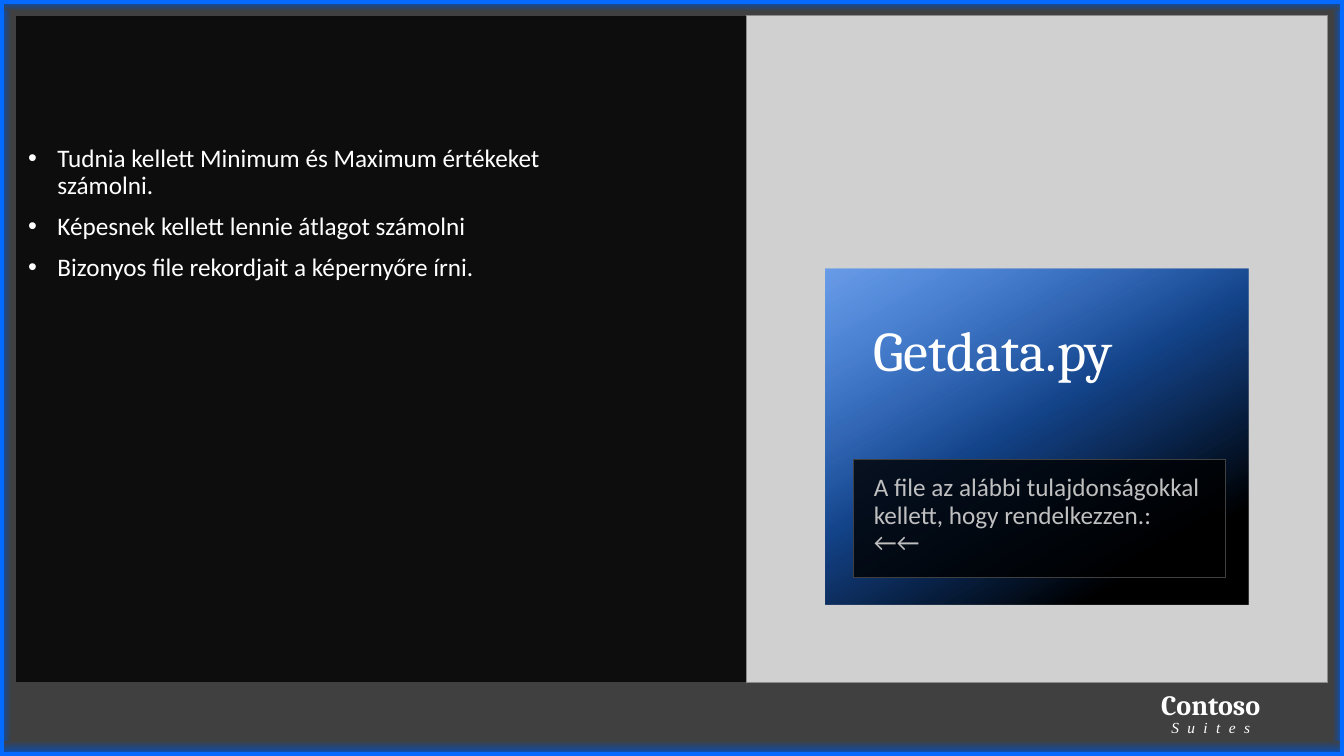
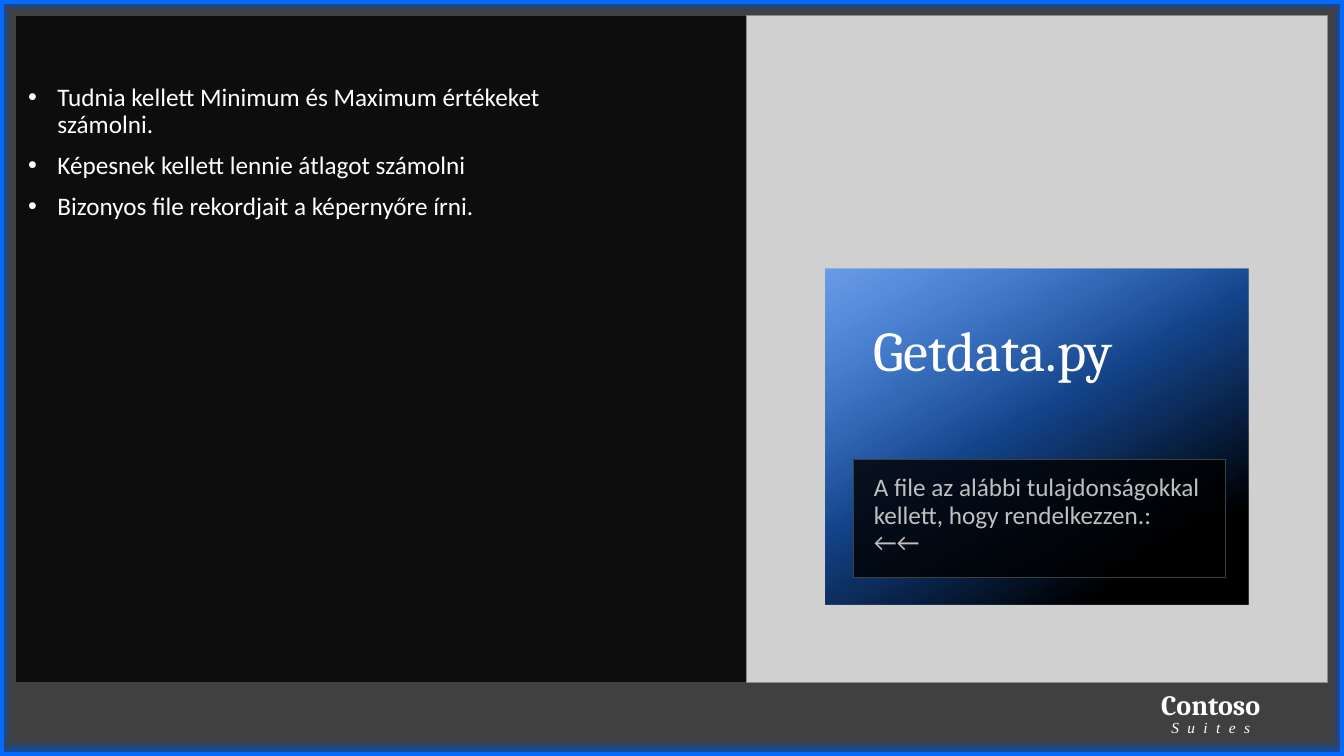
Before and after one commit to avu12/Okj-Project-River, a slide deck: slide 4 of Dóczi_Zoltán-River-project bemutatása.pptx. Drawn at 1344x756 pixels with LibreOffice and Linux fonts; fonts in the diff are those of the drawing; grey boxes stand for pictures. Boxes give left, top, right and bottom in pixels: in the first picture for what was removed or moved away, otherwise in the second. Text is boxed around its words. In the diff, an @@ line names an element or a change of style, - is before the commit and + after.

```diff
--- a/Dóczi_Zoltán-River-project bemutatása.pptx
+++ b/Dóczi_Zoltán-River-project bemutatása.pptx
@@ text "Tudnia kellett Minimum és Maximum ...": place and size @@
-text "Tudnia kellett Minimum és Maximum ..." at (57,149,540,281)
+text "Tudnia kellett Minimum és Maximum ..." at (57,88,540,220)
```
Also in this commit, not shown: 2 other slides changed.
